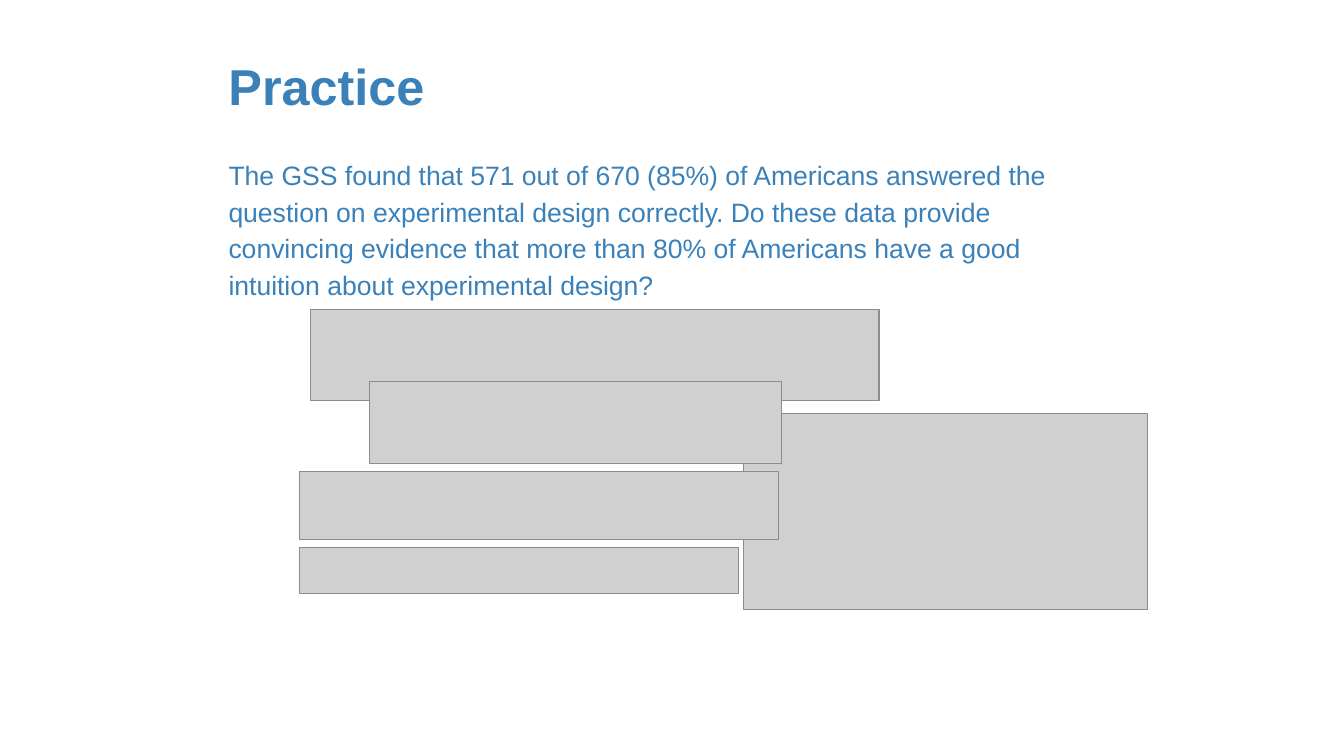
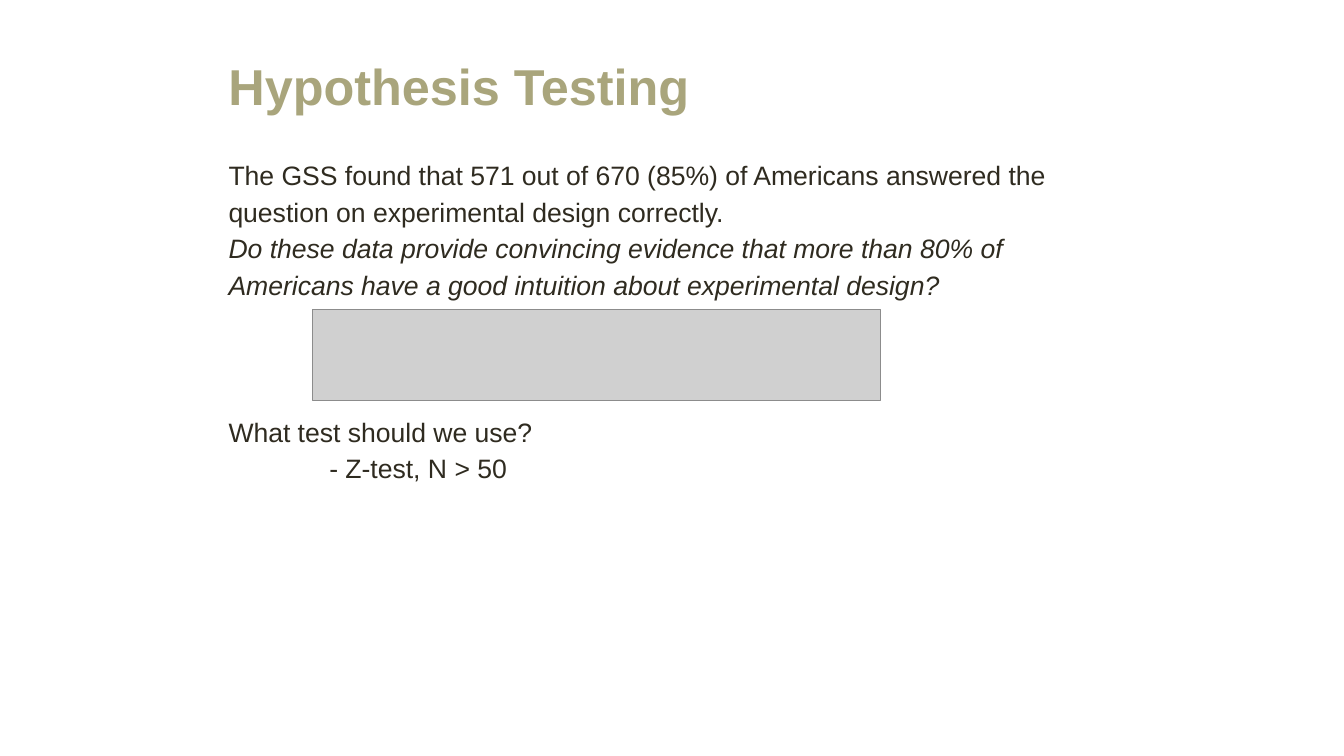
Before and after one commit to amosca01/MATH108-F23, a slide deck: slide 35 of slides/15-single-proportion.pptx (slide 36 before the commit). Drawn at 1344x756 pixels with LibreOffice and Linux fonts; fonts in the diff are those of the drawing; grey boxes stand for pictures. Boxes give left, top, right and bottom in pixels: in the first picture for what was removed or moved away, otherwise in the second. Text is boxed around its words. In the diff, an @@ line names an element or a change of style, - is before the commit and + after.

```diff
--- a/slides/15-single-proportion.pptx
+++ b/slides/15-single-proportion.pptx
@@ title at (x1=228, y1=68, x2=689, y2=115): text changed; text colour #3A81BA to #A9A57C @@
-Practice
+Hypothesis Testing
@@ text at (x1=229, y1=165, x2=1046, y2=482): text changed; text colour #3A81BA to #2F2B20 @@
-The GSS found that 571 out of 670 (85%) of Americans answered the question on experimental design correctly. Do these data provide convincing evidence that more than 80% of Americans have a good intuition about experimental design?
+The GSS found that 571 out of 670 (85%) of Americans answered the question on experimental design correctly.
+Do these data provide convincing evidence that more than 80% of Americans have a good intuition about experimental design?
+What test should we use?
+- Z-test, N > 50
@@ picture removed at (x1=370, y1=382, x2=781, y2=464) @@
@@ picture removed at (x1=743, y1=413, x2=1147, y2=610) @@
@@ picture removed at (x1=299, y1=472, x2=778, y2=539) @@
@@ picture removed at (x1=299, y1=547, x2=739, y2=593) @@
```
Also in this commit, not shown: 38 other slides changed, 20 slides added, 2 slides removed, 6 other files.
